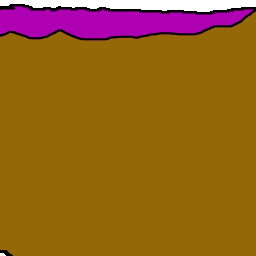
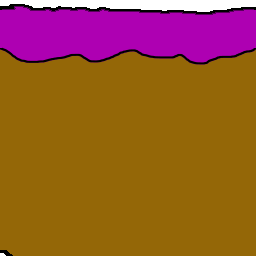
The second 256x256 image is a revision of the first. Changes to its layers:
renamed "3" to "Layer 1", hid it, painted on it over [0, 10, 256, 65]
hid "N3XU Right", painted on it over [0, 10, 256, 65]
added layer "N3XU-Middle-New" above "N3XU" over [0, 10, 256, 65]
